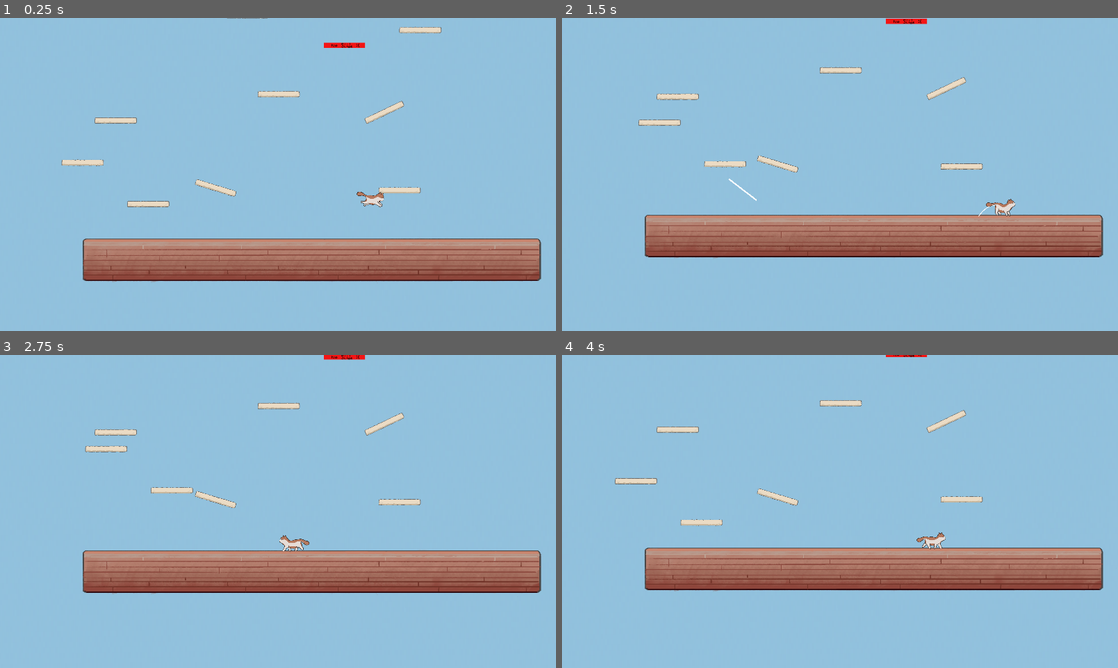
Above: before the commit, frames 1-4 (two rows, left to right).
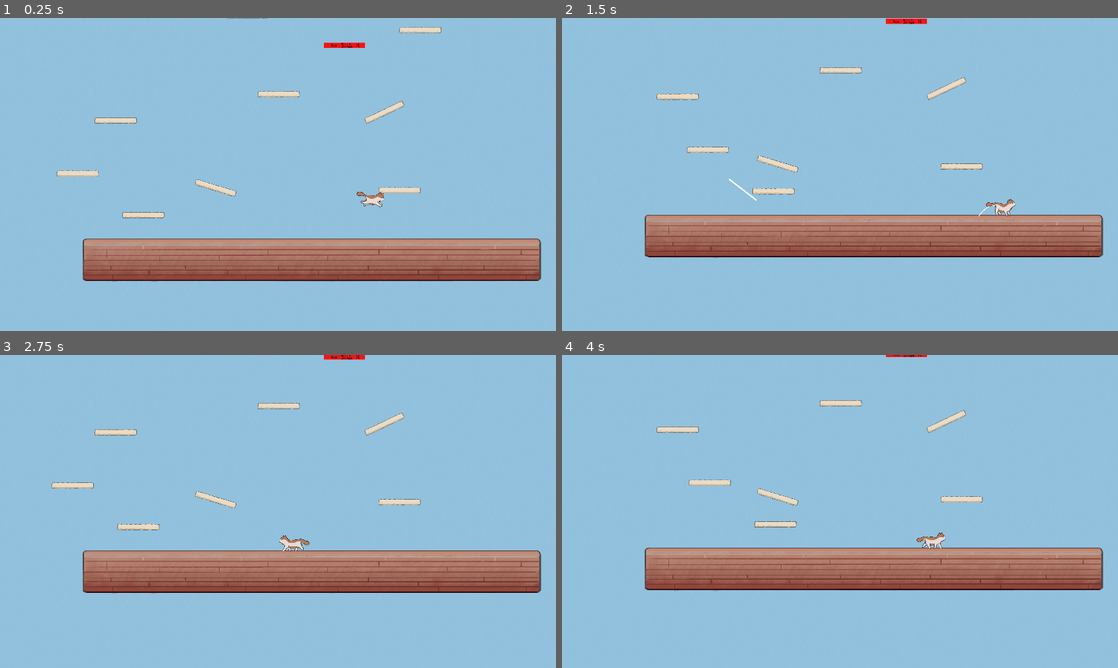
Above: after the commit, the same moments.

Repository: speedacm/Game-Dev-Catformer
Game: Godot game, scene res://Scenes/main.tscn
Two runs of this game, one before a commit and one after it. Both use one fixed random seed, a clock stepped at 60 frames per second and the inputs below.
Inputs (mouse positions are in pixels of both pictures, inside the frame that each line leads up to):
- Up to frame 1 (0.25 s): no input
- Up to frame 2 (1.5 s): move the mouse to (962, 158) at 0.52 s; press the mouse at (962, 158) at 0.53 s; hold Right (ui_right) 0.53-1.25 s; tap C (c) at 0.8 s; release the mouse at (962, 158) at 1.25 s; drag from (728, 190) to (812, 237) at 1.27 s
- Up to frame 3 (2.75 s): move the mouse to (333, 442) at 2.02 s; press the mouse at (333, 442) at 2.03 s; hold Left (ui_left) from 2.03 s (still down); tap C (c) at 2.3 s
- Up to frame 4 (4 s): release Left (ui_left) at 2.75 s; release the mouse at (895, 442) at 2.75 s; drag from (812, 574) to (673, 464) at 2.77 s; move the mouse to (1006, 558) at 3.52 s; press the mouse at (1006, 558) at 3.53 s; hold Right (ui_right) from 3.53 s (still down); tap C (c) at 3.8 s

The runs differ from the first frame. In frame 1, 0.6% of the frame differs, in the area x 10-31%, y 45-64%; in frame 2, 0.6%; in frame 3, 0.6%, in the area x 9-35%, y 28-56%; in frame 4, 0.6%.

Commit message:
Fixed platform player velocity interactions

Diff:
--- a/Scenes/movingPlatform.tscn
+++ b/Scenes/movingPlatform.tscn
@@ -10,13 +10,13 @@
 tracks/0/imported = false
 tracks/0/enabled = true
 tracks/0/path = NodePath(".:position")
-tracks/0/interp = 1
+tracks/0/interp = 2
 tracks/0/loop_wrap = true
 tracks/0/keys = {
 "times": PackedFloat32Array(0, 1, 2),
 "transitions": PackedFloat32Array(1, 1, 1),
 "update": 0,
-"values": [Vector2(1, 0), Vector2(327, -352), Vector2(1, 0)]
+"values": [Vector2(1, 0), Vector2(523, 0), Vector2(1, 0)]
 }
 
 [sub_resource type="AnimationLibrary" id="AnimationLibrary_r4ejq"]
@@ -27,10 +27,12 @@
 [node name="MovingPlatform" type="Node2D"]
 
 [node name="platform" parent="." instance=ExtResource("1_i30jq")]
-position = Vector2(327, -352)
+position = Vector2(523, 0)
 
 [node name="AnimationPlayer" type="AnimationPlayer" parent="platform"]
 autoplay = "movementLoop"
+playback_default_blend_time = 0.2
+speed_scale = 0.75
 libraries = {
 "": SubResource("AnimationLibrary_r4ejq")
 }
--- a/Scripts/Trajectory.gd
+++ b/Scripts/Trajectory.gd
@@ -2,11 +2,13 @@
 
 @onready var player = get_parent().get_node("player")
 @onready var dragline = get_parent().get_node("dragline")
-var max_points = 250
+var max_points = 250 / 1
 
 func update_trajectory(delta):
 	clear_points()
 	var pos = player.global_position
+	#var velAdjust = player.get_last_slide_collision().get_collider_velocity() #Adjusts trajectory based on current surfaces velocity
+	var velAdjust = 0
 	var vel = ((dragline.vec_start - dragline.vec_fin) * dragline.vel_multiplier)
 
 	# Ensure velocity doesn't exceed vel_length_max and turn trajectory indicator red if velocity is at its maximum
--- a/Scripts/dragline.gd
+++ b/Scripts/dragline.gd
@@ -25,10 +25,12 @@
 			jump_attempt = false
 
 			var vel = ((vec_start - vec_fin) * vel_multiplier)
+			var velAdjust = player.get_last_slide_collision().get_collider_velocity()
 
 			# Ensure the velocity doesn't exceed vel_length_max
 			if vel.length() > vel_length_max:
-				player.velocity = vel.normalized() * vel_length_max # fix this rate of slow down (way too harsh rn)
+
+				player.velocity = (vel.normalized() * vel_length_max) - velAdjust # fix this rate of slow down (way too harsh rn)
 
 			else:
 					player.velocity = vel
--- a/Scripts/kineplayer.gd
+++ b/Scripts/kineplayer.gd
@@ -15,12 +15,14 @@
 func _physics_process(delta):
 	# Add the gravity.
 
+
 	if not is_on_floor():
 		velocity.y += gravity * delta
 	var movement = move_and_slide()
 
 	if get_last_slide_collision() != null:
 		friction = get_last_slide_collision().get_collider().get_friction()
+		print(get_last_slide_collision().get_collider_velocity())
 
 	if is_on_floor():
 		var direction = Input.get_axis("ui_left", "ui_right")
